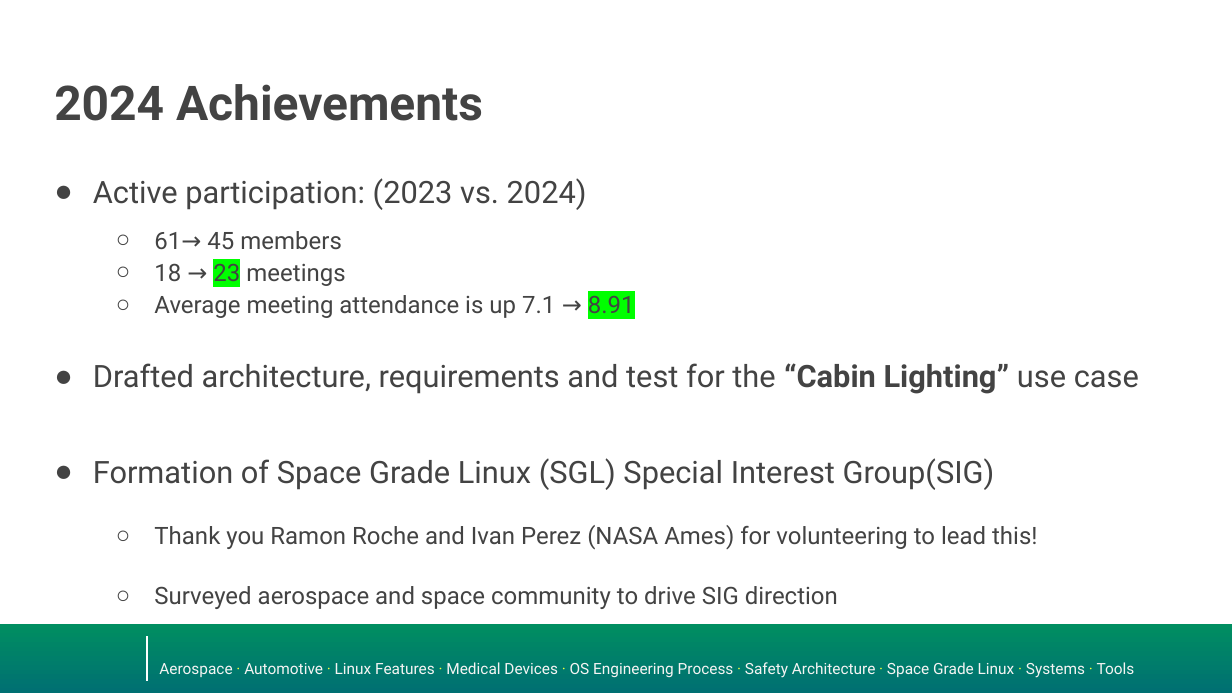
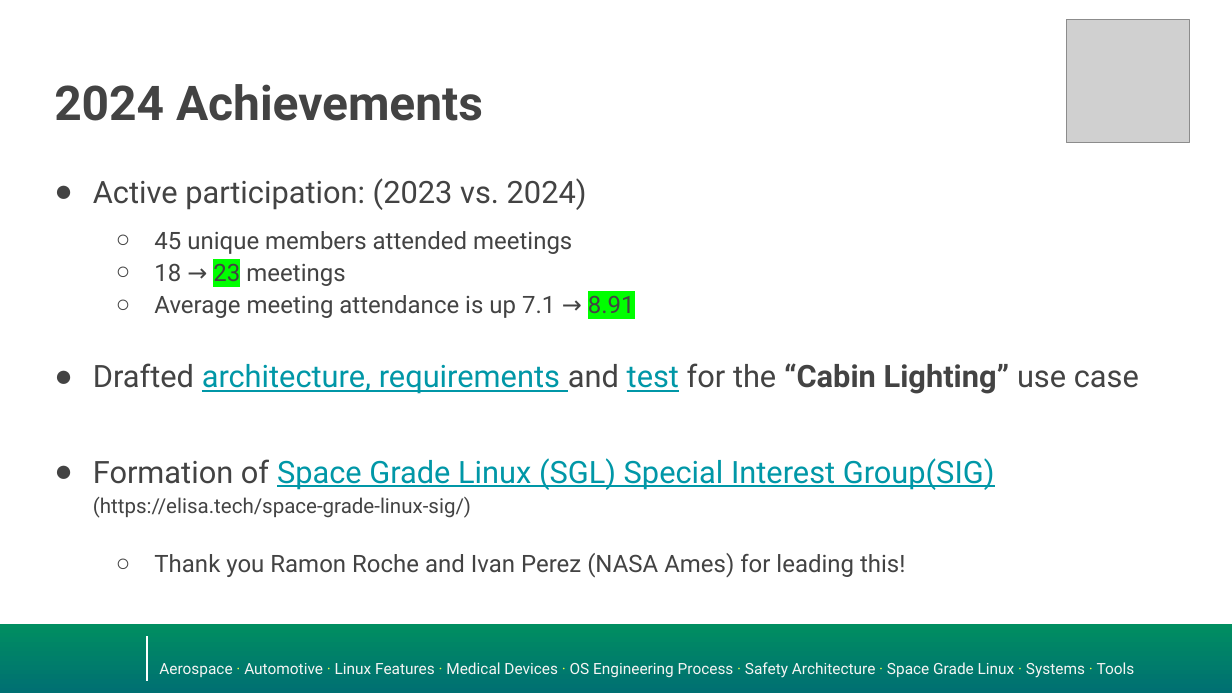
Before and after one commit to elisa-tech/wg-aerospace, a slide deck: slide 3 of presentations/ELISA-aerospace-wg-updates-2025.pptx. Drawn at 1232x693 pixels with LibreOffice and Linux fonts; fonts in the diff are those of the drawing; grey boxes stand for pictures; background and template pictures are left out. Boxes give left, top, right and bottom in pixels: in the first picture for what was removed or moved away, otherwise in the second. Text is boxed around its words. In the diff, an @@ line names an element or a change of style, - is before the commit and + after.

```diff
--- a/presentations/ELISA-aerospace-wg-updates-2025.pptx
+++ b/presentations/ELISA-aerospace-wg-updates-2025.pptx
@@ picture added at (1066, 20, 1189, 143) @@
@@ text at (154, 231, 572, 254): text changed @@
-  ○ 61→ 45 members
+  ○ 45 unique members attended meetings
@@ text at (93, 363, 1139, 394): text colour #434343 to #0097A7, underline on in "architecture, requirements test" @@
@@ text at (93, 458, 995, 577): text changed; size 14 to 18 pt @@
-● Formation of Space Grade Linux (SGL) Special Interest Group(SIG)
-  ○ Thank you Ramon Roche and Ivan Perez (NASA Ames) for volunteering to lead this!
-  ○ Surveyed aerospace and space community to drive SIG direction
+● Formation of Space Grade Linux (SGL) Special Interest Group(SIG) (https://elisa.tech/space-grade-linux-sig/)
+  ○ Thank you Ramon Roche and Ivan Perez (NASA Ames) for leading this!
```
Also in this commit, not shown: 5 other slides changed.
